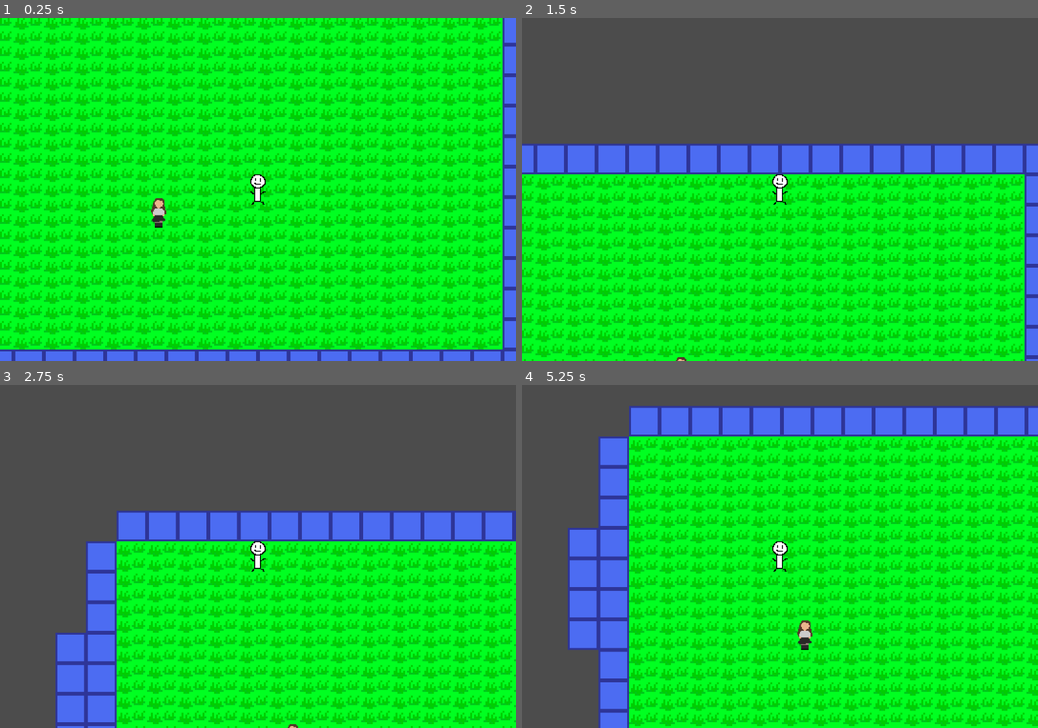
Above: before the commit, frames 1-4 (two rows, left to right).
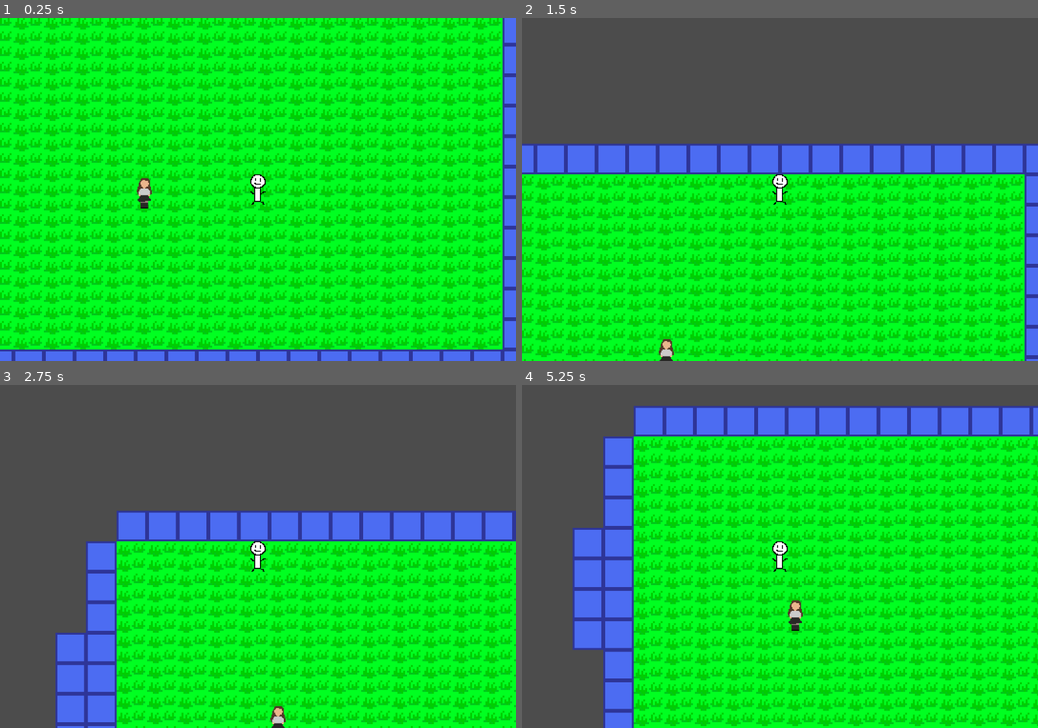
Above: after the commit, the same moments.

Repository: catsolutions1/bilometer
Game: Godot game, scene res://scenes/world.tscn
Same seed, same stepped clock (60 frames per second), same inputs: the game is played once before the commit and once after it. Before the commit the project starts from res://Main.tscn.
Inputs:
- Up to frame 1 (0.25 s): no input
- Up to frame 2 (1.5 s): hold Up (ui_up) from 0.53 s (still down)
- Up to frame 3 (2.75 s): release Up (ui_up) at 2.03 s; hold Left (ui_left) from 2.03 s (still down)
- Up to frame 4 (5.25 s): release Left (ui_left) at 3.53 s; hold Down (ui_down) 3.53-4.28 s; hold Right (ui_right) 4.28-5.03 s; hold Up (ui_up) from 5.03 s (still down)

The runs differ from the first frame. In frame 1, 0.4% of the frame differs, in the area x 26-33%, y 46-62%; in frame 2, 0.2%; in frame 3, 0.2%; in frame 4, 28%, in the area x 8-100%, y 6-100%.

Commit message:
better file organization

Diff:
--- a/project.godot
+++ b/project.godot
@@ -11,7 +11,7 @@
 [application]
 
 config/name="bilometer"
-run/main_scene="res://Main.tscn"
+run/main_scene="res://scenes/world.tscn"
 config/icon="res://icon.png"
 
 [display]
--- a/BackgroundTiles.tscn
+++ b/scenes/background.tscn
@@ -1,6 +1,7 @@
 [gd_scene load_steps=3 format=2]
 
-[ext_resource path="res://assets/tiles/grass.png" type="Texture" id=1]
+[ext_resource path="res://assets/map/tiles/grass.png" type="Texture" id=1]
+
 
 [sub_resource type="TileSet" id=2]
 0/name = "grass.png 0"
--- /dev/null
+++ b/scenes/dialogue.tscn
@@ -0,0 +1,27 @@
+[gd_scene load_steps=2 format=2]
+
+[ext_resource path="res://assets/ui/dialogue_box.png" type="Texture" id=1]
+
+[node name="Dialogue" type="CanvasLayer"]
+
+[node name="NinePatchRect" type="NinePatchRect" parent="."]
+margin_left = 22.0
+margin_top = 547.0
+margin_right = 1063.0
+margin_bottom = 697.0
+texture = ExtResource( 1 )
+region_rect = Rect2( 0, 0, 16, 16 )
+patch_margin_left = 2
+patch_margin_top = 2
+patch_margin_right = 2
+patch_margin_bottom = 2
+
+[node name="Name" type="RichTextLabel" parent="NinePatchRect"]
+margin_left = -18.0
+margin_top = -634.0
+margin_right = 22.0
+margin_bottom = -594.0
+
+[node name="Chat" type="RichTextLabel" parent="NinePatchRect"]
+margin_right = 40.0
+margin_bottom = 40.0
--- a/ForegroundTiles.tscn
+++ b/scenes/foreground.tscn
@@ -1,6 +1,7 @@
 [gd_scene load_steps=4 format=2]
 
-[ext_resource path="res://assets/tiles/barrier.png" type="Texture" id=1]
+[ext_resource path="res://assets/map/tiles/barrier.png" type="Texture" id=1]
+
 
 [sub_resource type="ConvexPolygonShape2D" id=2]
 points = PoolVector2Array( 16, 16, 0, 16, 0, 0, 16, 0 )
--- /dev/null
+++ b/scenes/girlypop.tscn
@@ -0,0 +1,18 @@
+[gd_scene load_steps=5 format=2]
+
+[ext_resource path="res://assets/map/characters/girlypop_map_1.png" type="Texture" id=1]
+[ext_resource path="res://assets/map/characters/girlypop_map_0.png" type="Texture" id=2]
+[ext_resource path="res://scenes/npc.tscn" type="PackedScene" id=3]
+
+[sub_resource type="SpriteFrames" id=1]
+animations = [ {
+"frames": [ ExtResource( 2 ), ExtResource( 1 ) ],
+"loop": true,
+"name": "default",
+"speed": 2.0
+} ]
+
+[node name="Girlypop" instance=ExtResource( 3 )]
+
+[node name="AnimatedSprite" parent="." index="1"]
+frames = SubResource( 1 )
--- /dev/null
+++ b/scenes/npc.tscn
@@ -0,0 +1,17 @@
+[gd_scene load_steps=2 format=2]
+
+[sub_resource type="RectangleShape2D" id=1]
+extents = Vector2( 8, 16 )
+
+[node name="NPC" type="KinematicBody2D"]
+
+[node name="CollisionShape2D" type="CollisionShape2D" parent="."]
+scale = Vector2( 2, 2 )
+shape = SubResource( 1 )
+__meta__ = {
+"_edit_group_": true
+}
+
+[node name="AnimatedSprite" type="AnimatedSprite" parent="."]
+scale = Vector2( 2, 2 )
+playing = true
--- a/Player.tscn
+++ b/scenes/player.tscn
@@ -1,7 +1,8 @@
 [gd_scene load_steps=4 format=2]
 
-[ext_resource path="res://assets/characters/guy.png" type="Texture" id=1]
-[ext_resource path="res://Player.gd" type="Script" id=2]
+[ext_resource path="res://assets/map/characters/guy.png" type="Texture" id=1]
+[ext_resource path="res://scripts/player.gd" type="Script" id=2]
+
 
 [sub_resource type="RectangleShape2D" id=1]
 extents = Vector2( 8, 16 )
--- a/Main.tscn
+++ b/scenes/world.tscn
@@ -1,21 +1,9 @@
-[gd_scene load_steps=8 format=2]
+[gd_scene load_steps=5 format=2]
 
-[ext_resource path="res://Player.tscn" type="PackedScene" id=1]
-[ext_resource path="res://BackgroundTiles.tscn" type="PackedScene" id=2]
-[ext_resource path="res://assets/characters/girlypop_map_1.png" type="Texture" id=3]
-[ext_resource path="res://assets/characters/girlypop_map_0.png" type="Texture" id=4]
-[ext_resource path="res://ForegroundTiles.tscn" type="PackedScene" id=5]
-
-[sub_resource type="RectangleShape2D" id=2]
-extents = Vector2( 8, 16 )
-
-[sub_resource type="SpriteFrames" id=1]
-animations = [ {
-"frames": [ ExtResource( 4 ), ExtResource( 3 ) ],
-"loop": true,
-"name": "idle",
-"speed": 2.0
-} ]
+[ext_resource path="res://scenes/girlypop.tscn" type="PackedScene" id=1]
+[ext_resource path="res://scenes/background.tscn" type="PackedScene" id=2]
+[ext_resource path="res://scenes/player.tscn" type="PackedScene" id=3]
+[ext_resource path="res://scenes/foreground.tscn" type="PackedScene" id=4]
 
 [node name="Main" type="Node2D"]
 
@@ -25,24 +13,11 @@
 "_edit_lock_": true
 }
 
-[node name="Player" parent="." instance=ExtResource( 1 )]
+[node name="Player" parent="." instance=ExtResource( 3 )]
 position = Vector2( 576, 368 )
 
-[node name="StaticBody2D" type="StaticBody2D" parent="."]
+[node name="TileMap2" parent="." instance=ExtResource( 4 )]
+tile_data = PoolIntArray( -65536, 0, 0, -65535, 0, 0, -65534, 0, 0, -65533, 0, 0, -65532, 0, 0, -65531, 0, 0, -65530, 0, 0, -65529, 0, 0, -65528, 0, 0, -65527, 0, 0, -65526, 0, 0, -65525, 0, 0, -65524, 0, 0, -65523, 0, 0, -65522, 0, 0, -65521, 0, 0, -65520, 0, 0, -65519, 0, 0, 65535, 0, 0, 17, 0, 0, 131071, 0, 0, 65553, 0, 0, 196607, 0, 0, 131089, 0, 0, 262142, 0, 0, 262143, 0, 0, 196625, 0, 0, 327678, 0, 0, 327679, 0, 0, 262161, 0, 0, 393214, 0, 0, 393215, 0, 0, 327697, 0, 0, 458750, 0, 0, 458751, 0, 0, 393233, 0, 0, 524287, 0, 0, 458769, 0, 0, 589823, 0, 0, 524305, 0, 0, 655359, 0, 0, 589841, 0, 0, 720895, 0, 0, 655377, 0, 0, 786431, 0, 0, 720896, 0, 0, 720897, 0, 0, 720898, 0, 0, 720899, 0, 0, 720900, 0, 0, 720901, 0, 0, 720902, 0, 0, 720903, 0, 0, 720904, 0, 0, 720905, 0, 0, 720906, 0, 0, 720907, 0, 0, 720908, 0, 0, 720909, 0, 0, 720910, 0, 0, 720911, 0, 0, 720912, 0, 0, 720913, 0, 0 )
 
-[node name="CollisionShape2D" type="CollisionShape2D" parent="StaticBody2D"]
-position = Vector2( 368, 416 )
-scale = Vector2( 2, 2 )
-shape = SubResource( 2 )
-__meta__ = {
-"_edit_group_": true
-}
-
-[node name="AnimatedSprite" type="AnimatedSprite" parent="StaticBody2D/CollisionShape2D"]
-frames = SubResource( 1 )
-animation = "idle"
-frame = 1
-playing = true
-
-[node name="TileMap2" parent="." instance=ExtResource( 5 )]
-tile_data = PoolIntArray( -65536, 0, 0, -65535, 0, 0, -65534, 0, 0, -65533, 0, 0, -65532, 0, 0, -65531, 0, 0, -65530, 0, 0, -65529, 0, 0, -65528, 0, 0, -65527, 0, 0, -65526, 0, 0, -65525, 0, 0, -65524, 0, 0, -65523, 0, 0, -65522, 0, 0, -65521, 0, 0, -65520, 0, 0, -65519, 0, 0, 65535, 0, 0, 17, 0, 0, 131071, 0, 0, 65553, 0, 0, 196607, 0, 0, 131089, 0, 0, 262142, 0, 0, 262143, 0, 0, 196625, 0, 0, 327678, 0, 0, 327679, 0, 0, 262161, 0, 0, 393214, 0, 0, 393215, 0, 0, 327697, 0, 0, 458750, 0, 0, 458751, 0, 0, 393233, 0, 0, 524287, 0, 0, 458769, 0, 0, 589823, 0, 0, 524305, 0, 0, 655359, 0, 0, 589841, 0, 0, 720895, 0, 0, 655377, 0, 0, 786431, 0, 0, 720896, 0, 0, 720897, 0, 0, 720898, 0, 0, 720899, 0, 0, 720900, 0, 0, 720901, 0, 0, 720902, 0, 0, 720903, 0, 0, 720904, 0, 0, 720905, 0, 0, 720906, 0, 0, 720907, 0, 0, 720908, 0, 0, 720909, 0, 0, 720910, 0, 0, 720911, 0, 0, 720912, 0, 0, 720913, 0, 0 )
+[node name="Girlypop" parent="." instance=ExtResource( 1 )]
+position = Vector2( 338, 376 )
--- a/Player.gd
+++ b/scripts/player.gd
@@ -8,7 +8,7 @@
 func _ready():
 	pass
 
-func _physics_process(delta):
+func _physics_process(_delta):
 	get_input()
 	move()
 
Renamed: assets/characters/girlypop_map_0.png -> assets/map/characters/girlypop_map_0.png
Not shown, changed: assets/map/characters/girlypop_map_0.png.import
Renamed: assets/characters/girlypop_map_1.png -> assets/map/characters/girlypop_map_1.png
Not shown, added: assets/map/characters/girlypop_map_1.png.import
Renamed: assets/characters/guy.png -> assets/map/characters/guy.png
Not shown, changed: assets/map/characters/guy.png.import
Renamed: assets/tiles/barrier.png -> assets/map/tiles/barrier.png
Not shown, changed: assets/map/tiles/barrier.png.import
Renamed: assets/tiles/grass.png -> assets/map/tiles/grass.png
Not shown, changed: assets/map/tiles/grass.png.import
Renamed: assets/characters/demon_girlypop_standing_1.png -> assets/ui/demon_girlypop_standing_1.png
Not shown, changed: assets/ui/demon_girlypop_standing_1.png.import
(and 9 more such lines)
